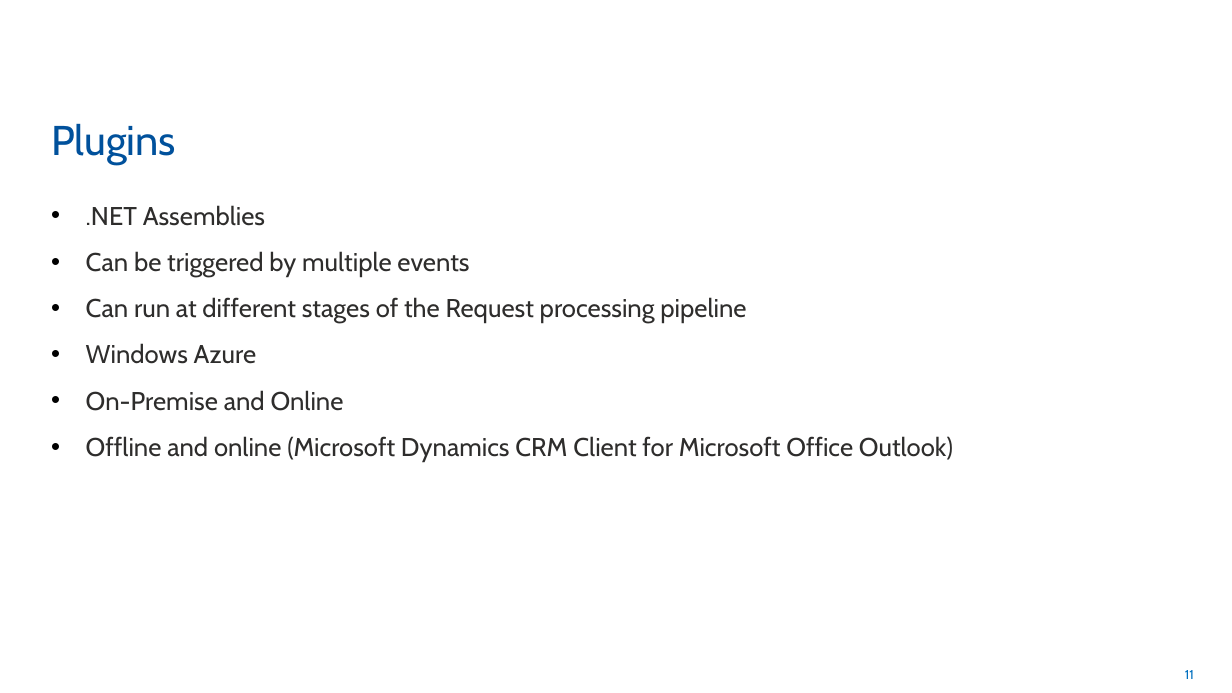
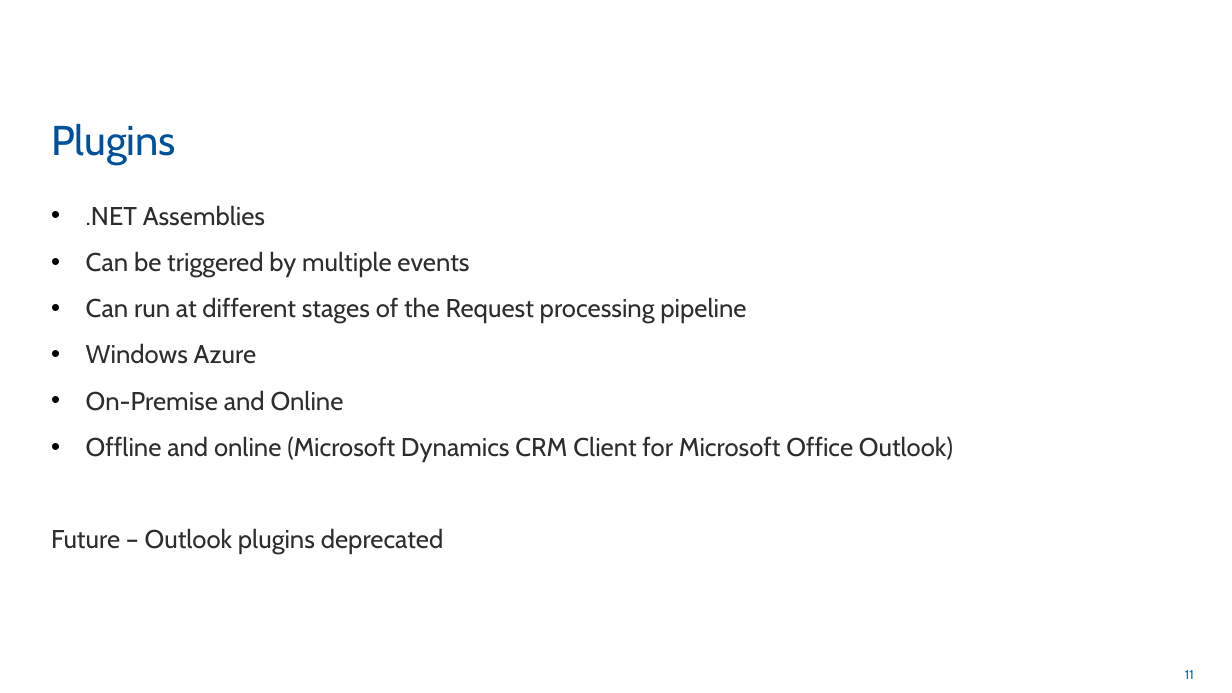
Before and after one commit to rogerhillgsy/CRMTraining, a slide deck: slide 11 of Documents/QA Powerpoints/Module 1.pptx. Drawn at 1232x693 pixels with LibreOffice and Linux fonts; fonts in the diff are those of the drawing. Boxes give left, top, right and bottom in pixels: in the first picture for what was removed or moved away, otherwise in the second. Text is boxed around its words. In the diff, an @@ line names an element or a change of style, - is before the commit and + after.

```diff
--- a/Documents/QA Powerpoints/Module 1.pptx
+++ b/Documents/QA Powerpoints/Module 1.pptx
@@ text at [51, 528, 444, 554]: paragraph added @@
+Future – Outlook plugins deprecated
```
Also in this commit, not shown: 3 other slides changed, 1 other file.
